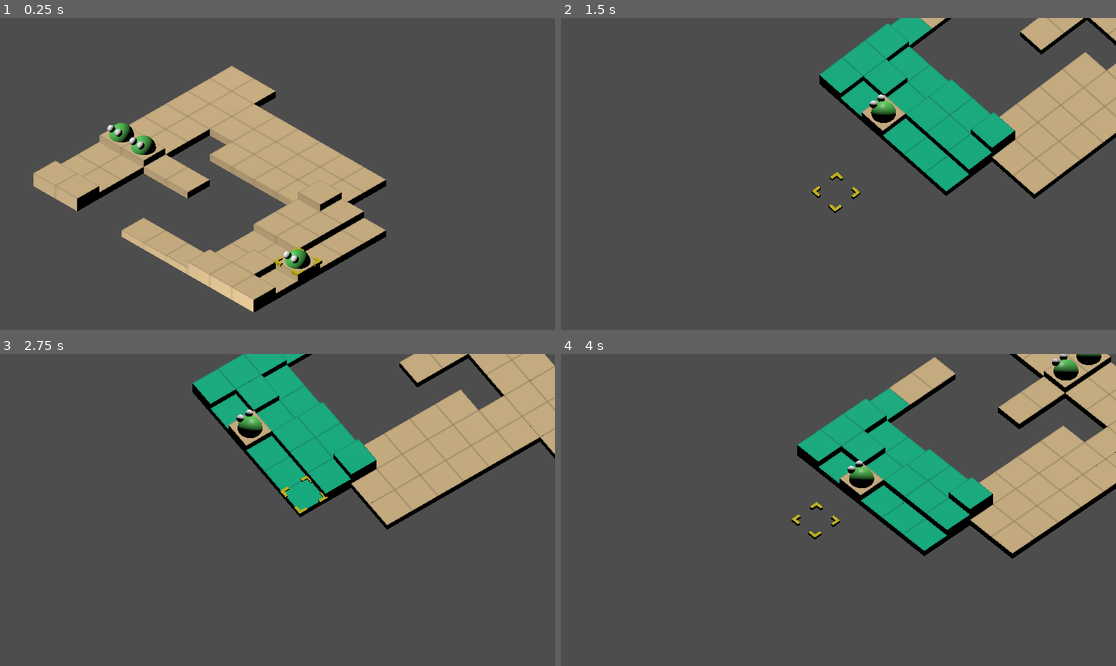
Above: before the commit, frames 1-4 (two rows, left to right).
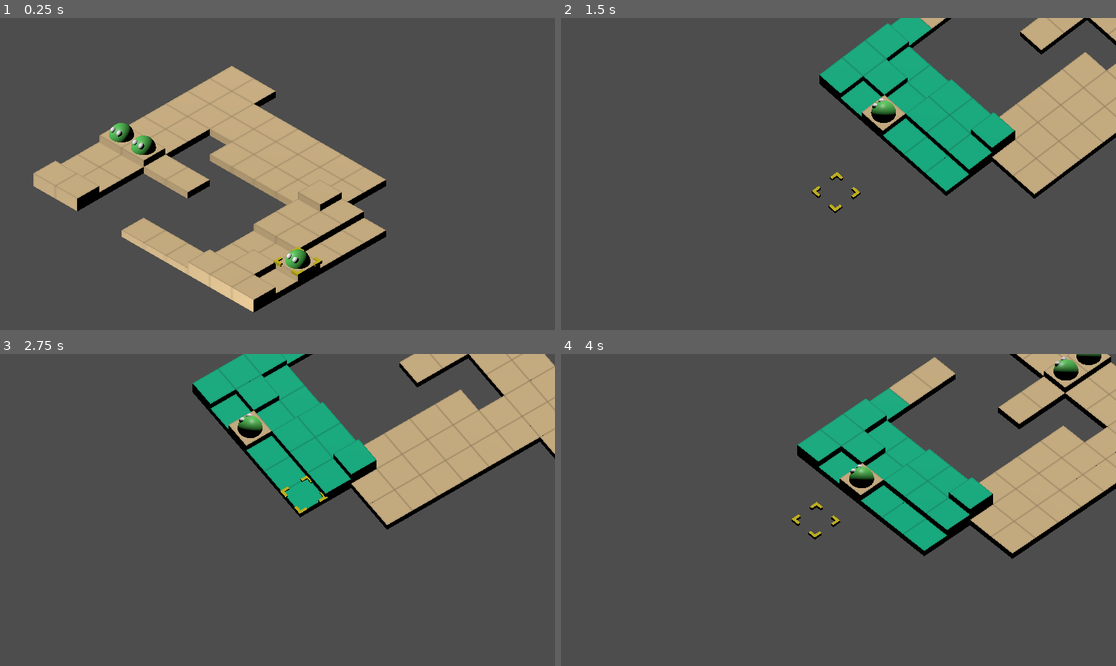
Above: after the commit, the same moments.

Repository: cyntrist/GodotTactics
Game: Godot game, scene res://Scenes/Battle.tscn
The game is run twice, just before and just after one commit, with the same random seed, the same clock (stepped at 60 frames per second) and the same inputs.
Inputs (mouse positions are in pixels of both pictures, inside the frame that each line leads up to):
- Up to frame 1 (0.25 s): no input
- Up to frame 2 (1.5 s): tap Enter (fire_1) at 0.5 s; move the mouse to (960, 158) at 0.52 s; hold D (move_right) 0.53-1.28 s; hold Right mouse button (camera_activate) 0.53-1.28 s; move the mouse to (727, 189) at 1.27 s; hold S (move_down) from 1.28 s (still down); tap K (camera_down) at 1.35 s
- Up to frame 3 (2.75 s): move the mouse to (333, 441) at 2.02 s; release S (move_down) at 2.03 s; hold D (move_right) from 2.03 s (still down); tap J (camera_left) at 2.1 s
- Up to frame 4 (4 s): move the mouse to (810, 572) at 2.77 s; release D (move_right) at 2.78 s; hold W (move_up) 2.78-3.53 s; tap L (camera_right) at 2.85 s; move the mouse to (1005, 556) at 3.52 s; hold A (move_left) from 3.53 s (still down); tap I (camera_up) at 3.6 s

The runs differ from the first frame. In frame 1, 0.1% of the frame differs, in the area x 19-54%, y 34-79%; in frame 2, less than 0.1%; in frame 3, less than 0.1%; in frame 4, 0.1%.

Commit message:
part 5 end

Diff:
--- a/GodotProject/Prefabs/Hero.tscn
+++ b/GodotProject/Prefabs/Hero.tscn
@@ -22,13 +22,13 @@
 skeleton = NodePath("../..")
 
 [node name="Eye" type="MeshInstance3D" parent="Jumper/Body" unique_id=2056054425]
-transform = Transform3D(0.3125, 0, 0, 0, 0.3125, 0, 0, 0, 0.3125, 0.2125, 0.41250002, 0.375)
+transform = Transform3D(0.25, 0, 0, 0, 0.25, 0, 0, 0, 0.25, 0.17, 0.32, 0.3)
 material_override = ExtResource("2_u05tq")
 mesh = SubResource("SphereMesh_vy0th")
 skeleton = NodePath("../../..")
 
 [node name="Eye2" type="MeshInstance3D" parent="Jumper/Body" unique_id=306205407]
-transform = Transform3D(0.3125, 0, 0, 0, 0.3125, 0, 0, 0, 0.3125, -0.2125, 0.41250002, 0.375)
+transform = Transform3D(0.25, 0, 0, 0, 0.25, 0, 0, 0, 0.25, -0.17, 0.32, 0.3)
 material_override = ExtResource("2_u05tq")
 mesh = SubResource("SphereMesh_vy0th")
 skeleton = NodePath("../../..")
--- a/GodotProject/Scenes/Battle.tscn
+++ b/GodotProject/Scenes/Battle.tscn
@@ -39,7 +39,7 @@
 
 [node name="Move Sequence State" type="Node" parent="Battle Controller/State Machine" unique_id=838866017 node_paths=PackedStringArray("SelectUnitState")]
 script = ExtResource("6_qxnh6")
-SelectUnitState = NodePath(".")
+SelectUnitState = NodePath("../Select Unit State")
 
 [node name="Input Controller" type="Node" parent="Battle Controller" unique_id=1517775249]
 script = ExtResource("2_2h7oj")
